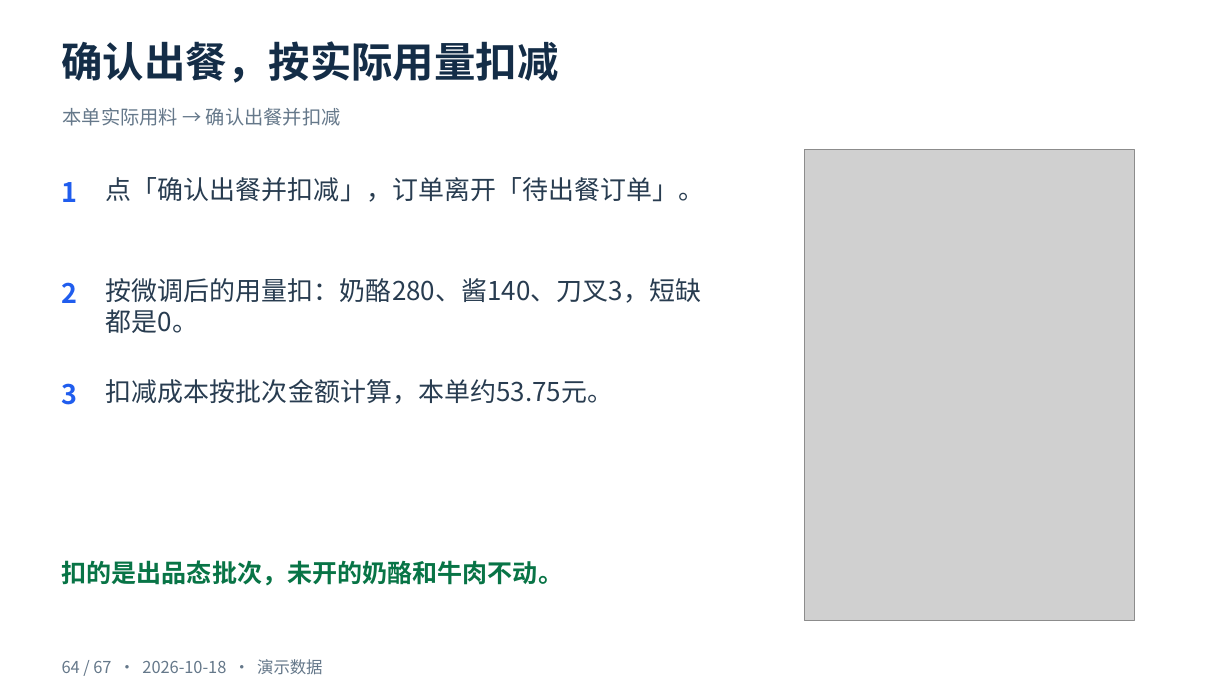
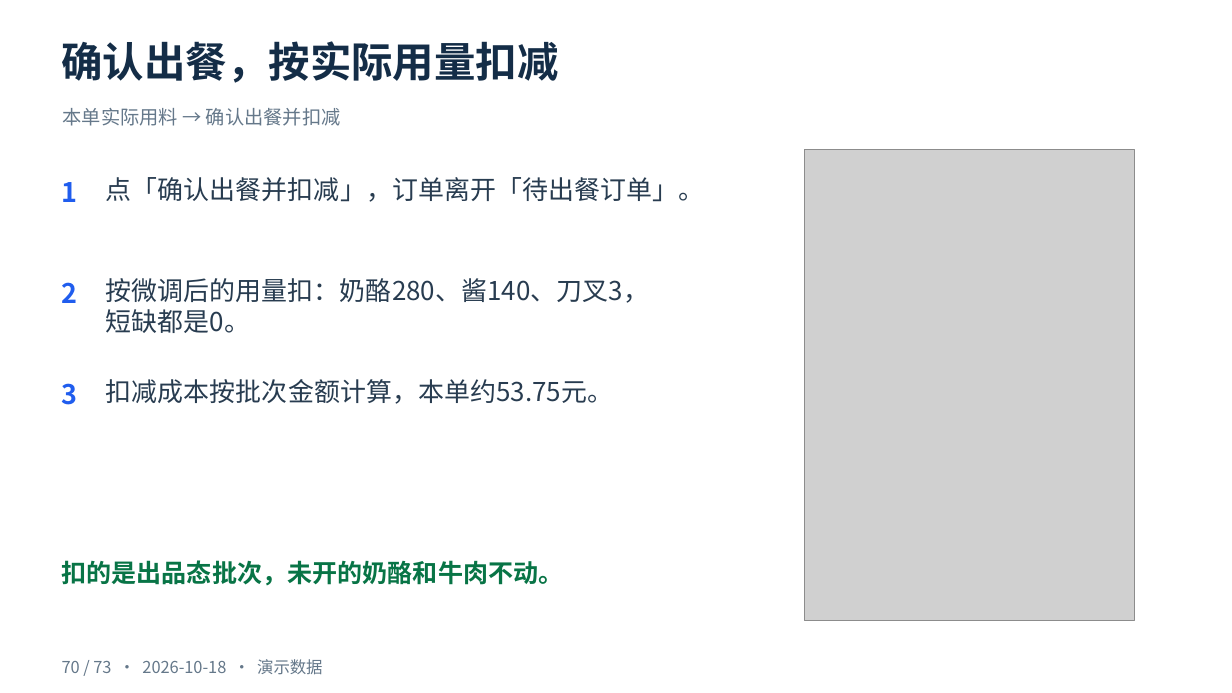
Before and after one commit to cangjie/snowmeet_ai_doc, a slide deck: slide 70 of docs/fnb/training/食材管理-v4-从零上手到出餐扣减-2026-10-18.pptx (slide 64 before the commit). Drawn at 1232x693 pixels with LibreOffice and Linux fonts; fonts in the diff are those of the drawing; grey boxes stand for pictures. Boxes give left, top, right and bottom in pixels: in the first picture for what was removed or moved away, otherwise in the second. Text is boxed around its words. In the diff, an @@ line names an element or a change of style, - is before the commit and + after.

```diff
--- a/docs/fnb/training/食材管理-v4-从零上手到出餐扣减-2026-10-18.pptx
+++ b/docs/fnb/training/食材管理-v4-从零上手到出餐扣减-2026-10-18.pptx
@@ text at box(106, 278, 649, 333): text changed @@
-按微调后的用量扣：奶酪280、酱140、刀叉3，短缺都是0。
+按微调后的用量扣：奶酪280、酱140、刀叉3，
+短缺都是0。
@@ text at box(62, 659, 322, 675): text changed @@
-64 / 67 · 2026-10-18 · 演示数据
+70 / 73 · 2026-10-18 · 演示数据
```
Also in this commit, not shown: 66 other slides changed, 6 slides added, 3 other files.
